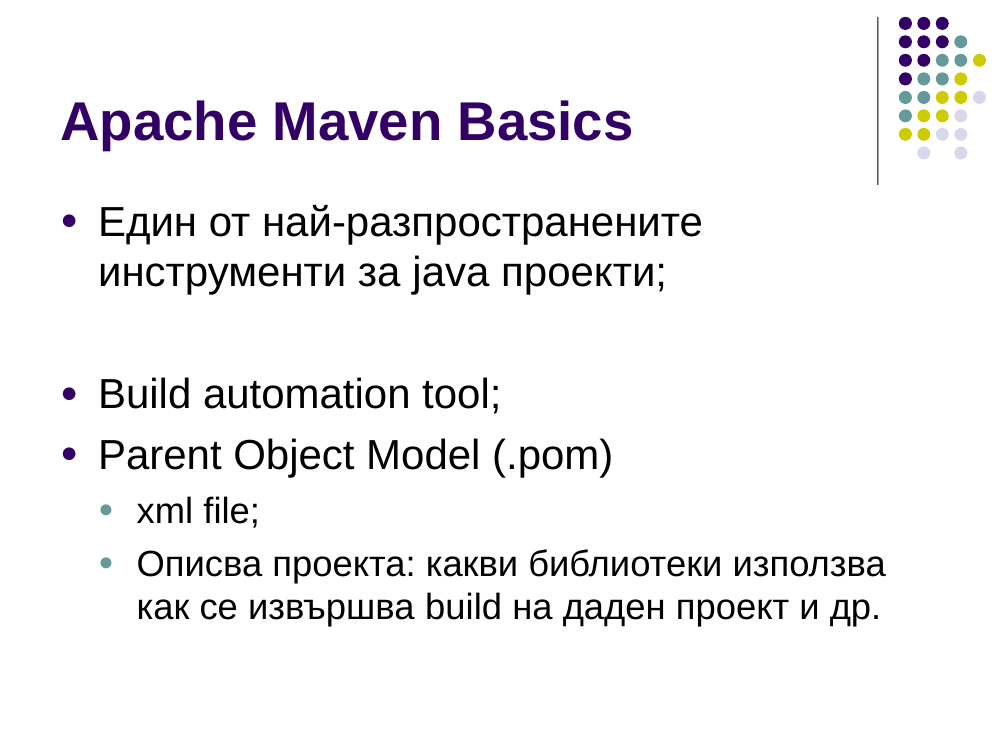
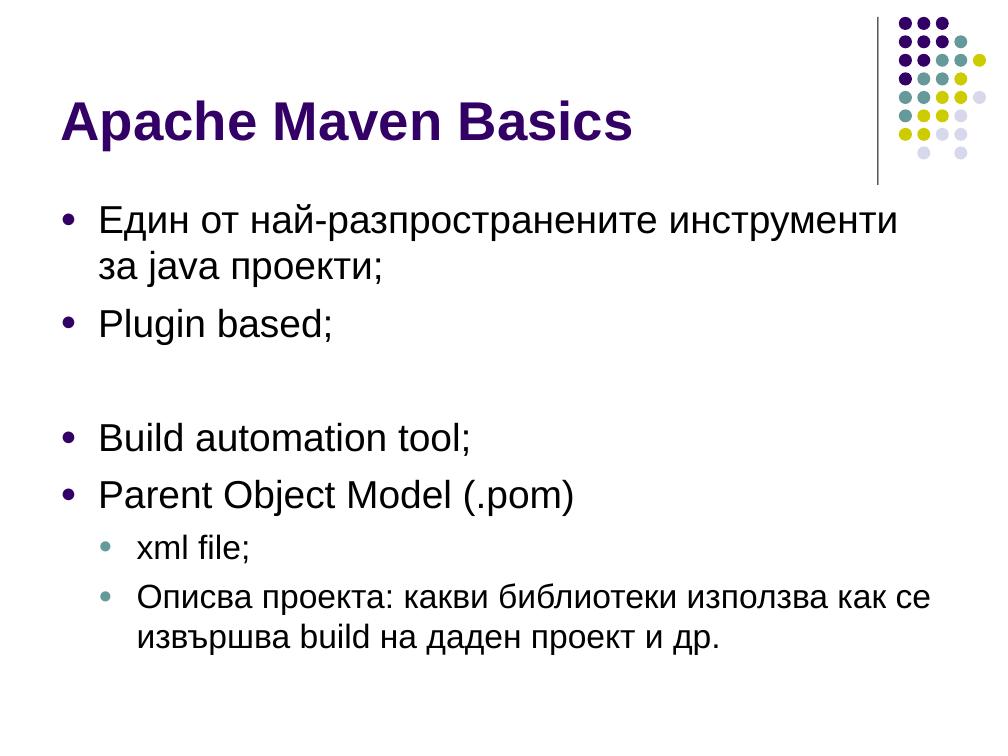
Before and after one commit to ivorusev/startup-factory-java-course, a slide deck: slide 8 of slides/5-Serialization+Maven.ppt. Drawn at 1008x756 pixels with LibreOffice and Linux fonts; fonts in the diff are those of the drawing. Boxes give left, top, right and bottom in pixels: in the first picture for what was removed or moved away, otherwise in the second. Text is boxed around its words. In the diff, an @@ line names an element or a change of style, - is before the commit and + after.

Commit message:
Added maven slides.

```diff
--- a/slides/5-Serialization+Maven.ppt
+++ b/slides/5-Serialization+Maven.ppt
@@ text at [98,204,931,655]: size 30 to 27.8 pt in "Един от най-разпространените инструменти за java проекти;", "Build automation tool;", "Parent Object Model (.pom)"; size 26 to 24.1 pt in "xml file;", "Описва проекта: какви библиотеки използва как се ..." @@
@@ text at [98,308,334,344]: paragraph added @@
+● Plugin based;
```
Also in this commit, not shown: 2 slides added, 1 slide removed.
